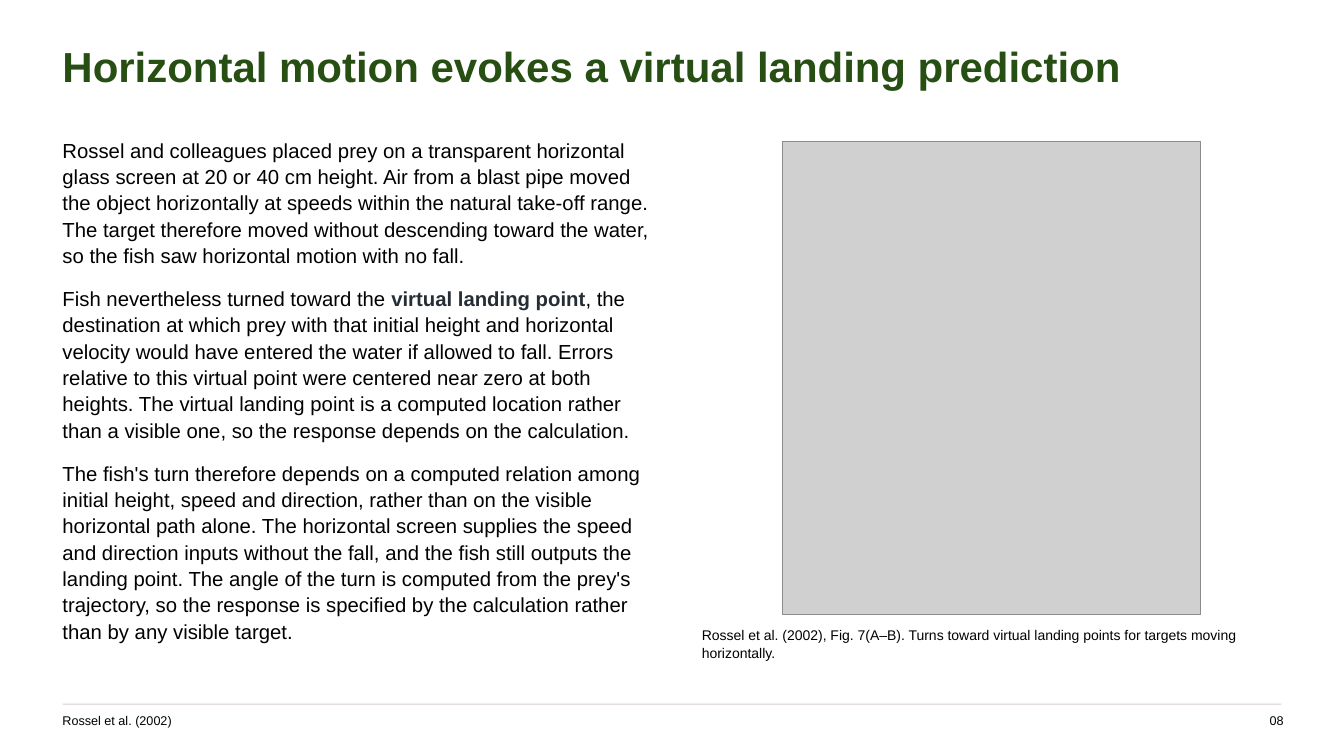
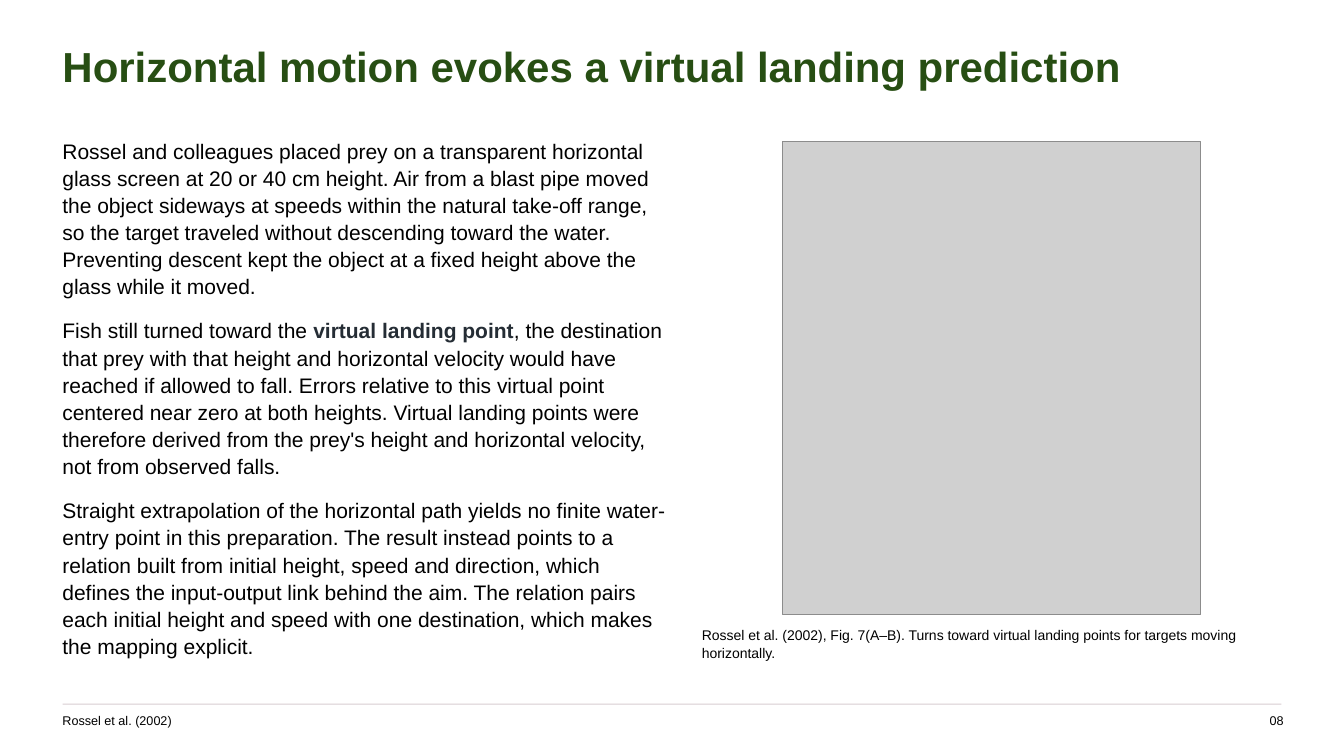
Before and after one commit to jordanxxlopez/NEUROETHOLOGY, a slide deck: slide 10 of scaffolded/Neuroethology_Lecture27_FA2026_SCAFFOLDED.pptx (slide 11 before the commit). Drawn at 1344x756 pixels with LibreOffice and Linux fonts; fonts in the diff are those of the drawing; grey boxes stand for pictures. Boxes give left, top, right and bottom in pixels: in the first picture for what was removed or moved away, otherwise in the second. Text is boxed around its words. In the diff, an @@ line names an element or a change of style, - is before the commit and + after.

```diff
--- a/scaffolded/Neuroethology_Lecture27_FA2026_SCAFFOLDED.pptx
+++ b/scaffolded/Neuroethology_Lecture27_FA2026_SCAFFOLDED.pptx
@@ text at (62,143,665,659): text changed; size 14.5 to 15 pt @@
-Rossel and colleagues placed prey on a transparent horizontal glass screen at 20 or 40 cm height. Air from a blast pipe moved the object horizontally at speeds within the natural take-off range. The target therefore moved without descending toward the water, so the fish saw horizontal motion with no fall.
-Fish nevertheless turned toward the virtual landing point, the destination at which prey with that initial height and horizontal velocity would have entered the water if allowed to fall. Errors relative to this virtual point were centered near zero at both heights. The virtual landing point is a computed location rather than a visible one, so the response depends on the calculation.
-The fish's turn therefore depends on a computed relation among initial height, speed and direction, rather than on the visible horizontal path alone. The horizontal screen supplies the speed and direction inputs without the fall, and the fish still outputs the landing point. The angle of the turn is computed from the prey's trajectory, so the response is specified by the calculation rather than by any visible target.
+Rossel and colleagues placed prey on a transparent horizontal glass screen at 20 or 40 cm height. Air from a blast pipe moved the object sideways at speeds within the natural take-off range, so the target traveled without descending toward the water. Preventing descent kept the object at a fixed height above the glass while it moved.
+Fish still turned toward the virtual landing point, the destination that prey with that height and horizontal velocity would have reached if allowed to fall. Errors relative to this virtual point centered near zero at both heights. Virtual landing points were therefore derived from the prey's height and horizontal velocity, not from observed falls.
+Straight extrapolation of the horizontal path yields no finite water-entry point in this preparation. The result instead points to a relation built from initial height, speed and direction, which defines the input-output link behind the aim. The relation pairs each initial height and speed with one destination, which makes the mapping explicit.
```
Also in this commit, not shown: 51 other slides changed, 7 slides added, 7 slides removed, 4 other files.
